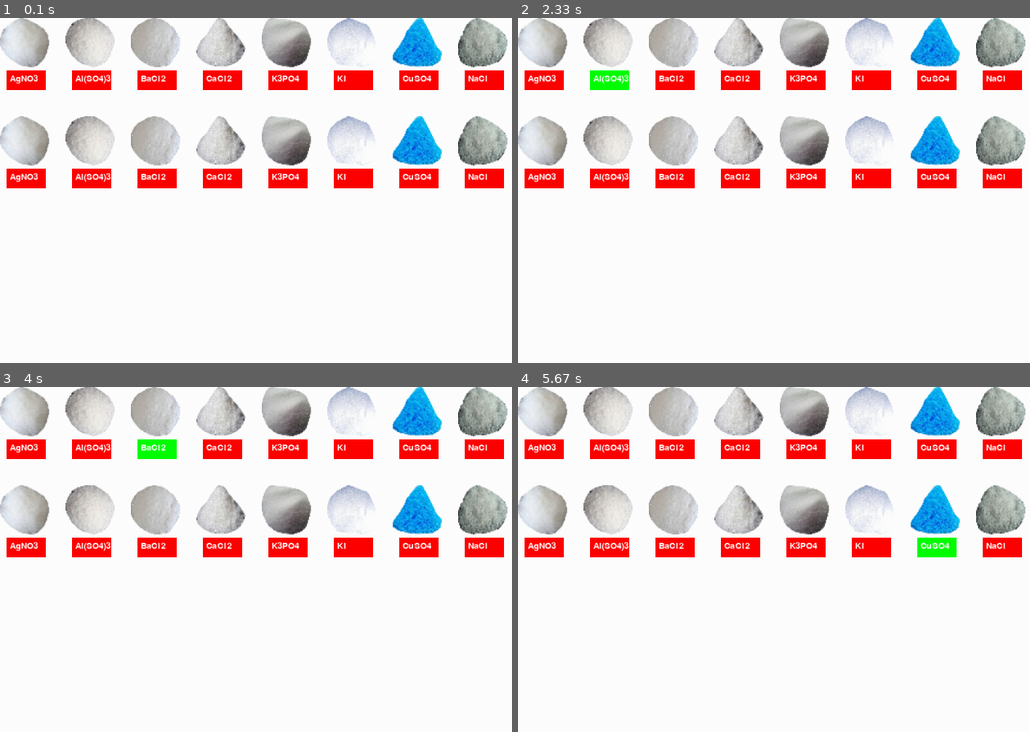
Above: before the commit, frames 1-4 (two rows, left to right).
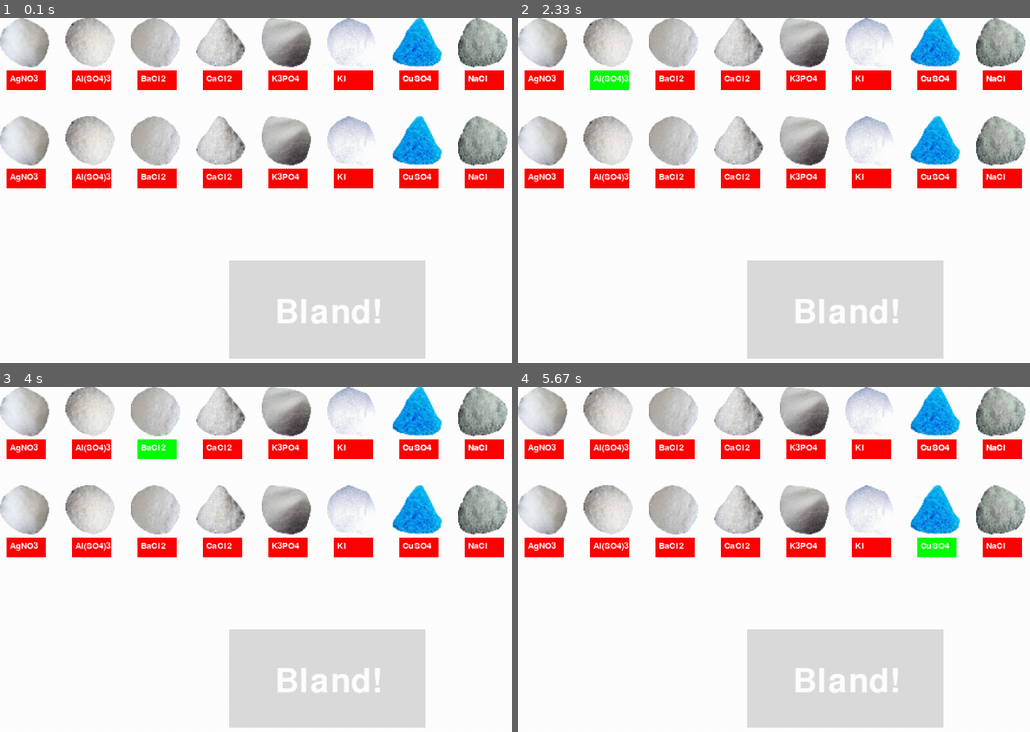
Above: after the commit, the same moments.

Repository: PreussenBlue/Learning_Game
Game: pygame game, started from Learning_Game.py
The game is run twice, just before and just after one commit, with the same random seed, the same clock (stepped at 60 frames per second) and the same inputs.
Inputs (mouse positions are in pixels of both pictures, inside the frame that each line leads up to):
- Up to frame 1 (0.1 s): no input
- Up to frame 2 (2.33 s): click "AgNO3" at 0.38 s; click (845, 276) at 0.72 s; click (942, 87) at 1.05 s; click (outside the picture) at 1.38 s; click "Al(SO4)3" at 2.22 s
- Up to frame 3 (4 s): click (307, 538) at 2.55 s; click (235, 521) at 2.88 s; click "BaCl2" at 3.72 s
- Up to frame 4 (5.67 s): click (983, 535) at 4.05 s; click "CaCl2" at 4.88 s; click (656, 587) at 5.22 s; click "CuSO4" at 5.55 s

The runs differ from the first frame. In frame 1, 10% of the frame differs, in the area x 44-96%, y 16-99%; in frame 2, 10%; in frame 3, 10%; in frame 4, 10%.

Commit message:
Update Learning_Game.py

Diff:
--- a/Learning_Game.py
+++ b/Learning_Game.py
@@ -16,6 +16,8 @@
 
 #vælger font til tekst
 the_font = pygame.font.SysFont("Comic_Sans", 20)
+nd_font = pygame.font.SysFont("Comic_Sans", 75)
+
 
 #laver farver klar til knapperne
 red = (255, 0, 0)
@@ -32,6 +34,20 @@
 cu_tekst = the_font.render("CuSO4", True, (255, 255, 255))
 na_tekst = the_font.render("NaCl", True, (255, 255, 255))
 
+#laver tekst til stor knap
+prod_knap_tekst = nd_font.render("Bland!", True, (255, 255, 255))
+
+
+#laver en funktion til knapperne
+def button(tekst,x,y,wid,hei,ac,ic,tx,ty):
+    if x+wid > mouse[0] > x and y+hei > mouse[1] > y:
+        pygame.draw.rect(window, ac, (x, y, wid, hei))
+    else:
+        pygame.draw.rect(window, ic, (x, y, wid, hei))
+    window.blit(tekst, (tx,ty))
+
+
+
 running = True
 while running:
 
@@ -45,45 +61,23 @@
     mouse = pygame.mouse.get_pos()
 
     #laver knapper til række 1
-    if 10+60 > mouse[0] > 10 and 80+30 > mouse[1] > 80:
-        pygame.draw.rect(window, green, (10, 80, 60, 30))
-    else:
-        pygame.draw.rect(window, red, (10, 80, 60, 30))
+    button(ag_tekst,10,80,60,30,green,red,15,86)
 
-    if 110+60 > mouse[0] > 110 and 80+30 > mouse[1] > 80:
-        pygame.draw.rect(window, green, (110, 80, 60, 30))
-    else:
-        pygame.draw.rect(window, red, (110, 80, 60, 30))
+    button(al_tekst,110,80,60,30,green,red,115,86)
 
-    if 210+60 > mouse[0] > 210 and 80+30 > mouse[1] > 80:
-        pygame.draw.rect(window, green, (210, 80, 60, 30))
-    else:
-        pygame.draw.rect(window, red, (210, 80, 60, 30))
+    button(ba_tekst,210,80,60,30,green,red,215,86)
 
-    if 310+60 > mouse[0] > 310 and 80+30 > mouse[1] > 80:
-        pygame.draw.rect(window, green, (310, 80, 60, 30))
-    else:
-        pygame.draw.rect(window, red, (310, 80, 60, 30))
+    button(ca_tekst,310,80,60,30,green,red,315,86)
 
-    if 410+60 > mouse[0] > 410 and 80+30 > mouse[1] > 80:
-        pygame.draw.rect(window, green, (410, 80, 60, 30))
-    else:
-        pygame.draw.rect(window, red, (410, 80, 60, 30))
+    button(k3_tekst,410,80,60,30,green,red,415,86)
 
-    if 510+60 > mouse[0] > 510 and 80+30 > mouse[1] > 80:
-        pygame.draw.rect(window, green, (510, 80, 60, 30))
-    else:
-        pygame.draw.rect(window, red, (510, 80, 60, 30))
+    button(ki_tekst,510,80,60,30,green,red,515,86)
 
-    if 610+60 > mouse[0] > 610 and 80+30> mouse[1] > 80:
-        pygame.draw.rect(window, green, (610, 80, 60, 30))
-    else:
-        pygame.draw.rect(window, red, (610, 80, 60, 30))
+    button(cu_tekst,610,80,60,30,green,red,615,86)
 
-    if 710+60 > mouse[0] > 710 and 80+30 > mouse[1] > 80:
-        pygame.draw.rect(window, green, (710, 80, 60, 30))
-    else:
-        pygame.draw.rect(window, red, (710, 80, 60, 30))
+    button(na_tekst,710,80,60,30,green,red,715,86)
+
+
 
 
     #laver knapper til række 2
@@ -127,6 +121,9 @@
     else:
         pygame.draw.rect(window, red, (710, 230, 60, 30))
 
+    #Laver blande knappen
+    pygame.draw.rect(window, (220, 220, 220), (350, 370, 300, 150))
+
     window.blit(ag, (0,0)) #sætter billede ind i række 1
     window.blit(al, (100, 0))
     window.blit(ba, (200, 0))
@@ -146,17 +143,11 @@
     window.blit(na, (700, 150))
 
 
-
-
+    #sætter tekst ind i den store grå kasse
+    window.blit(prod_knap_tekst, (420, 425))
 
 
     #tekst sættes ind i øverste række
-    window.blit(ag_tekst, (15, 86))
-    window.blit(al_tekst, (115, 86))
-    window.blit(ba_tekst, (215, 86))
-    window.blit(ca_tekst, (315, 86))
-    window.blit(k3_tekst, (415, 86))
-    window.blit(ki_tekst, (515, 86))
     window.blit(cu_tekst, (615, 86))
     window.blit(na_tekst, (715, 86))
 
